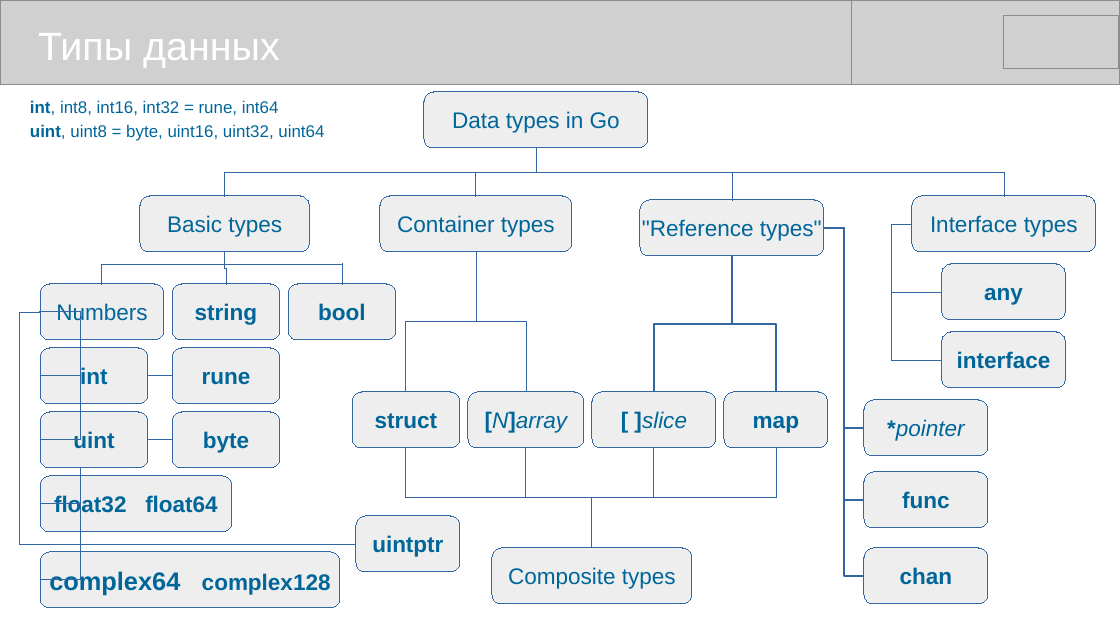
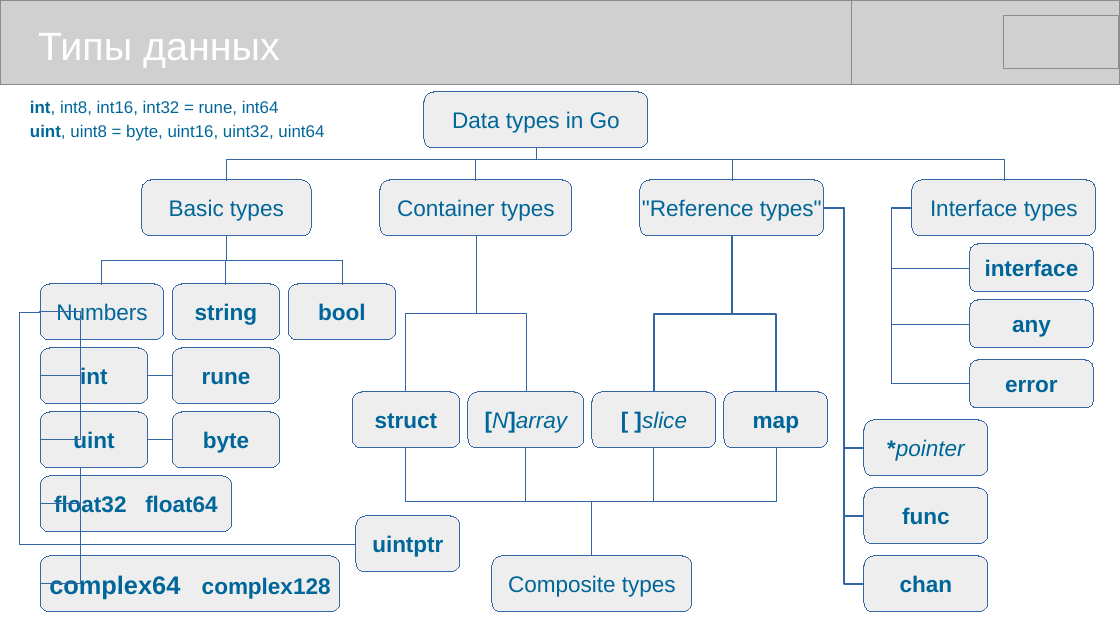
Before and after one commit to mike-shock/Go_language, a slide deck: slide 15 of Go_Preview.odp. Drawn at 1120x630 pixels with LibreOffice and Linux fonts; fonts in the diff are those of the drawing; grey boxes stand for pictures. Boxes give left, top, right and bottom in pixels: in the first picture for what was removed or moved away, otherwise in the second. Text is boxed around its words. In the diff, an @@ line names an element or a change of style, - is before the commit and + after.

```diff
--- a/Go_Preview.odp
+++ b/Go_Preview.odp
@@ elbow line moved from (537, 148) - (225, 196) to (537, 148) - (227, 180) @@
@@ elbow line moved from (537, 148) - (477, 196) to (537, 148) - (477, 180) @@
@@ elbow line moved from (537, 148) - (1004, 196) to (537, 148) - (1004, 180) @@
@@ elbow line moved from (537, 148) - (733, 200) to (537, 148) - (733, 180) @@
@@ 3 rounded rectangles: place and size @@
-3 rounded rectangles at <box>140,196,1097,252</box>
+3 rounded rectangles at <box>141,180,1097,236</box>
@@ rounded rectangle ""Reference types"": place and size @@
-rounded rectangle ""Reference types"" at <box>640,200,824,256</box>
+rounded rectangle ""Reference types"" at <box>640,180,824,236</box>
@@ elbow line moved from (824, 228) - (864, 576) to (824, 208) - (864, 584) @@
@@ elbow line moved from (824, 228) - (864, 500) to (824, 208) - (864, 516) @@
@@ elbow line moved from (824, 228) - (864, 428) to (824, 208) - (864, 448) @@
@@ elbow line moved from (913, 224) - (942, 292) to (913, 208) - (970, 268) @@
@@ elbow line moved from (913, 224) - (942, 360) to (913, 208) - (970, 324) @@
@@ elbow line added from (970, 384) to (913, 208), #3465A4 0 pt @@
@@ elbow line moved from (225, 252) - (102, 285) to (227, 236) - (102, 285) @@
@@ elbow line moved from (225, 252) - (226, 285) to (227, 236) - (226, 285) @@
@@ elbow line moved from (225, 252) - (343, 285) to (227, 236) - (343, 285) @@
@@ elbow line moved from (477, 252) - (407, 392) to (477, 236) - (407, 392) @@
@@ elbow line moved from (477, 252) - (526, 392) to (477, 236) - (526, 392) @@
@@ elbow line moved from (732, 256) - (655, 392) to (732, 236) - (655, 392) @@
@@ elbow line moved from (732, 256) - (776, 392) to (732, 236) - (776, 392) @@
@@ rounded rectangle "interface": place and size @@
-rounded rectangle "interface" at <box>942,332,1066,388</box>
+rounded rectangle "interface" at <box>970,244,1094,292</box>
@@ elbow line moved from (40, 580) - (40, 312) to (40, 584) - (40, 312) @@
@@ rounded rectangle "any": place and size @@
-rounded rectangle "any" at <box>942,264,1066,320</box>
+rounded rectangle "any" at <box>970,300,1094,348</box>
@@ rounded rectangle added at <box>970,360,1094,408</box>, fill #EEEEEE, outline #3465A4 0 pt, 16 pt, text #006699, bold @@
+error
@@ elbow line moved from (593, 548) - (407, 448) to (593, 556) - (407, 448) @@
@@ elbow line moved from (593, 548) - (526, 448) to (593, 556) - (526, 448) @@
@@ elbow line moved from (593, 548) - (776, 448) to (593, 556) - (776, 448) @@
@@ elbow line moved from (593, 548) - (655, 448) to (593, 556) - (655, 448) @@
@@ rounded rectangle "*pointer": place and size @@
-rounded rectangle "*pointer" at <box>864,400,988,456</box>
+rounded rectangle "*pointer" at <box>864,420,988,476</box>
@@ rounded rectangle "func": place and size @@
-rounded rectangle "func" at <box>864,473,988,528</box>
+rounded rectangle "func" at <box>864,488,988,544</box>
@@ rounded rectangle "complex64 complex128": place and size @@
-rounded rectangle "complex64 complex128" at <box>40,552,339,608</box>
+rounded rectangle "complex64 complex128" at <box>40,556,339,612</box>
@@ rounded rectangle "Composite types": place and size @@
-rounded rectangle "Composite types" at <box>492,548,692,604</box>
+rounded rectangle "Composite types" at <box>492,556,692,612</box>
@@ rounded rectangle "chan": place and size @@
-rounded rectangle "chan" at <box>864,548,988,604</box>
+rounded rectangle "chan" at <box>864,556,988,612</box>
```
Also in this commit, not shown: 2 other files.
